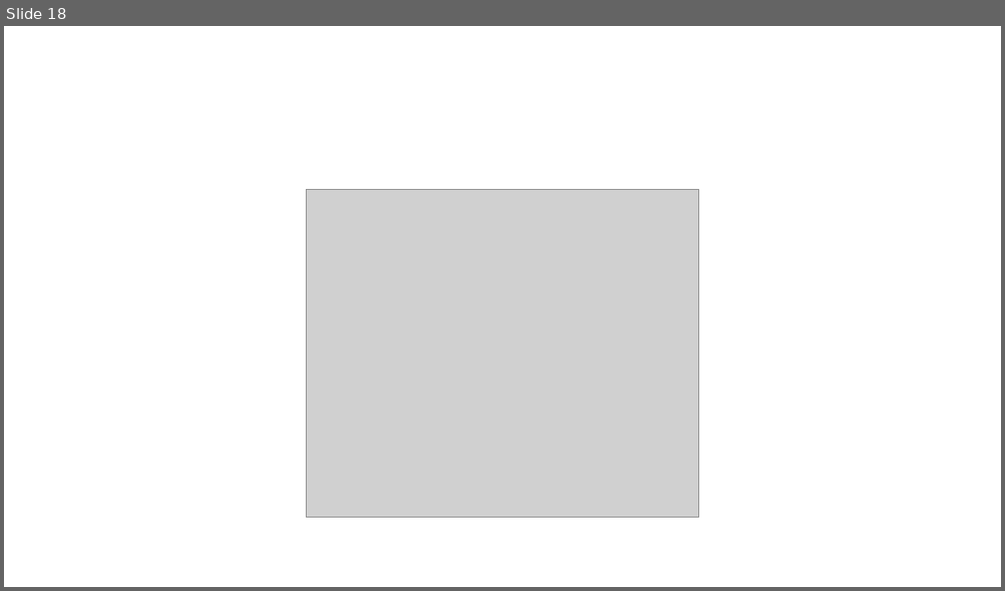
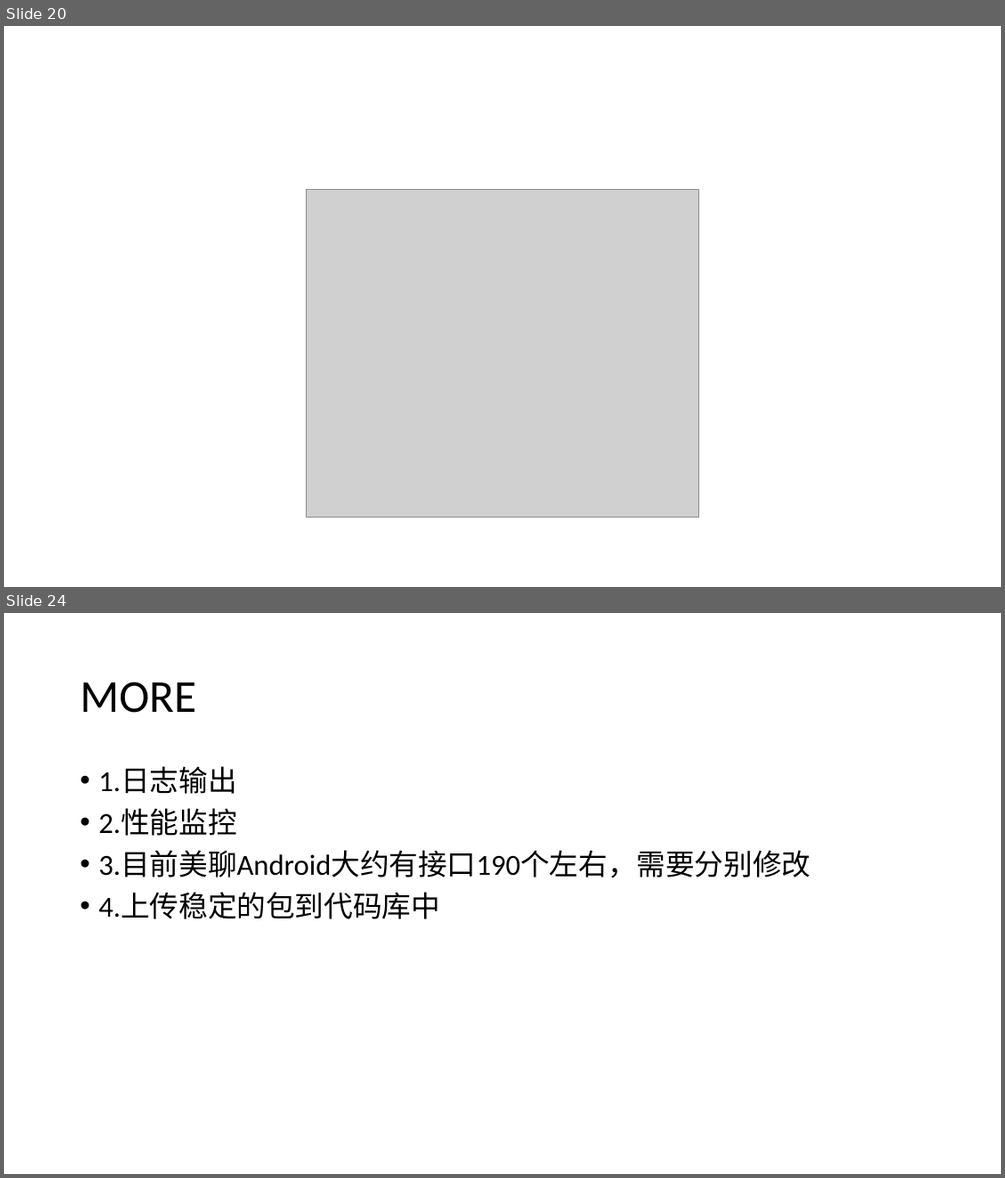
Before and after one commit to daisongsong1991/ppt, a slide deck: net_ppt.pptx. Shown one above the other, each under a label of ours: slide 18 before the commit, slides 20 and 24 after it; the slides between them are not shown. The pictures are 1005x591 and 1005x1178 pixels, drawn with LibreOffice and Linux fonts; fonts in the diff are those of the drawing; grey boxes stand for pictures. Boxes give left, top, right and bottom in pixels: in the first picture for what was removed or moved away, otherwise in the second. Text is boxed around its words. In the diff, an @@ line names an element or a change of style, - is before the commit and + after.

```diff
--- a/net_ppt.pptx
+++ b/net_ppt.pptx
@@ slide 24 added at (4, 613, 1001, 1174), background #FFFFFF @@
@@ title added at (80, 682, 196, 713), 44 pt, text #000000 @@
+MORE
@@ text added at (98, 767, 810, 919), 28 pt, text #000000 @@
+• 1.日志输出
+• 2.性能监控
+• 3.目前美聊Android大约有接口190个左右，需要分别修改
+• 4.上传稳定的包到代码库中
@@ what was slide 18 is now slide 20 @@
```
Also in this commit, not shown: 5 slides changed, 5 other slides added, 3 slides removed, 4 other files.
